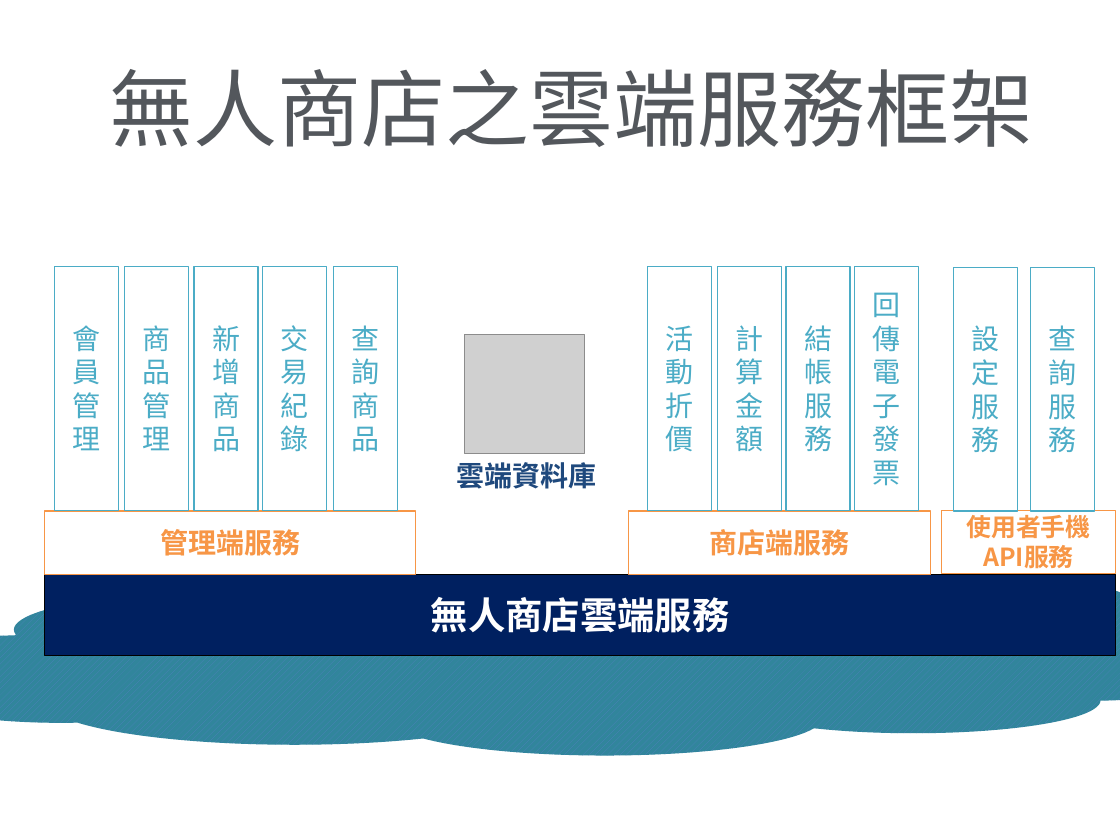
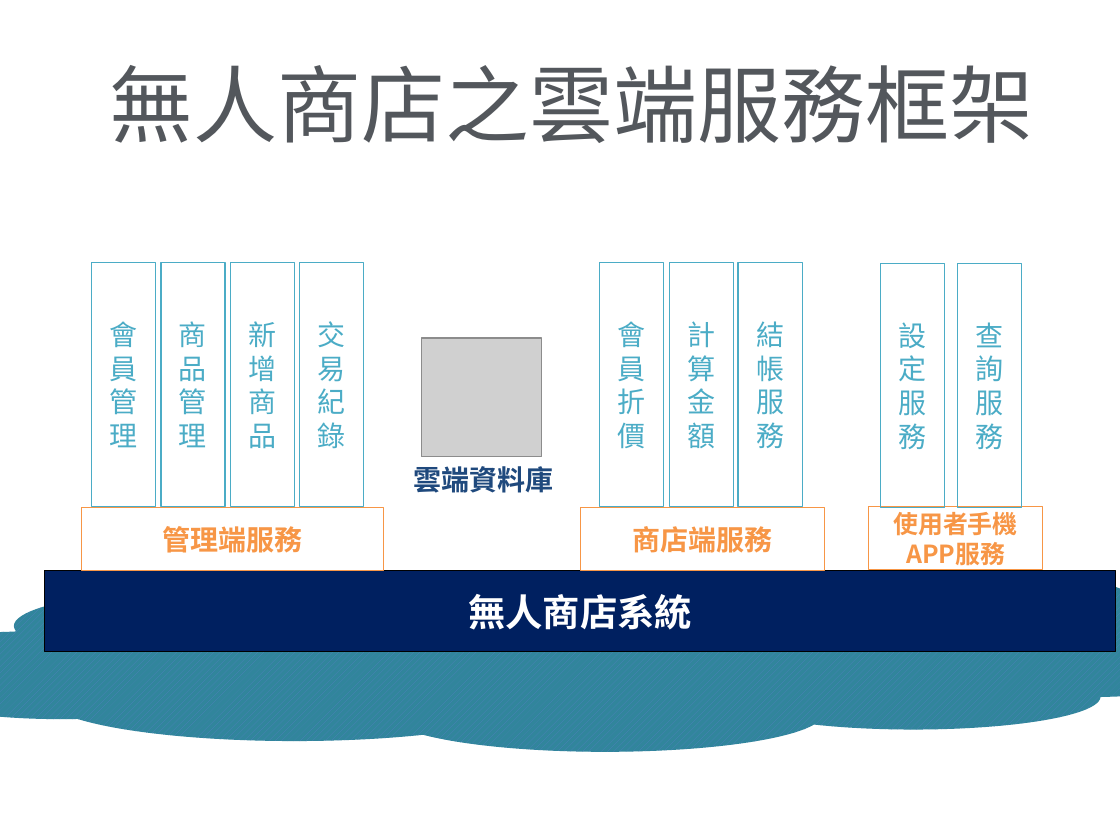
Before and after one commit to QINGSHURUNINDEXINGMING/PccuHW, a slide deck: slide 1 of 三下/資訊系統專題/資訊系統專題/無人商店架構圖.pptx. Drawn at 1120x840 pixels with LibreOffice and Linux fonts; fonts in the diff are those of the drawing; grey boxes stand for pictures. Boxes give left, top, right and bottom in pixels: in the first picture for what was removed or moved away, otherwise in the second. Text is boxed around its words. In the diff, an @@ line names an element or a change of style, - is before the commit and + after.

```diff
--- a/三下/資訊系統專題/資訊系統專題/無人商店架構圖.pptx
+++ b/三下/資訊系統專題/資訊系統專題/無人商店架構圖.pptx
@@ 4 rectangles: place and size @@
-4 rectangles at (55, 267, 326, 511)
+4 rectangles at (92, 263, 363, 507)
@@ rectangle removed at (334, 267, 398, 511) @@
-查詢商品
@@ 3 rectangles: place and size @@
-3 rectangles at (647, 267, 850, 511)
+3 rectangles at (599, 263, 802, 507)
@@ rectangle removed at (855, 267, 918, 511) @@
-回傳電子發票
@@ rectangle "設定服務": place and size @@
-rectangle "設定服務" at (953, 268, 1017, 512)
+rectangle "設定服務" at (880, 263, 944, 507)
@@ rectangle "查詢服務": place and size @@
-rectangle "查詢服務" at (1030, 268, 1094, 512)
+rectangle "查詢服務" at (958, 263, 1021, 507)
@@ text in rectangle at (618, 321, 646, 449): text changed @@
-活動折價
+會員折價
@@ picture: place and size @@
-picture at (465, 335, 586, 454)
+picture at (421, 338, 542, 457)
@@ text "雲端資料庫": place and size @@
-text "雲端資料庫" at (456, 462, 596, 489)
+text "雲端資料庫" at (413, 466, 553, 493)
@@ rectangle "管理端服務": place and size @@
-rectangle "管理端服務" at (45, 511, 416, 573)
+rectangle "管理端服務" at (82, 507, 384, 570)
@@ rectangle "商店端服務": place and size @@
-rectangle "商店端服務" at (628, 511, 931, 573)
+rectangle "商店端服務" at (580, 507, 824, 570)
@@ rectangle "使用者手機APP服務": place and size @@
-rectangle "使用者手機APP服務" at (942, 511, 1116, 573)
+rectangle "使用者手機APP服務" at (869, 506, 1043, 569)
@@ text in rectangle at (894, 507, 1018, 566): text changed @@
-使用者手機API服務
+使用者手機APP服務
@@ 1 text, 1 cloud, 1 rectangle: place and size @@
-1 text, 1 cloud, 1 rectangle at (0, 69, 1120, 755)
+1 text, 1 cloud, 1 rectangle at (0, 65, 1120, 752)
@@ text in rectangle at (468, 594, 692, 630): text changed @@
-無人商店雲端服務
+無人商店系統
```
Also in this commit, not shown: 1 other slide changed, 1 other file.
